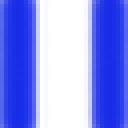
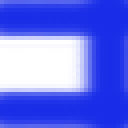
Two versions of the same layered image (128x128). Layer-by-layer changes:
added layer "Layer 3" above "Layer 2" over [68, 0, 128, 128]
added layer "Layer 2" above "Layer 1" over [0, 0, 128, 128]
hid "Layer 1" over [0, 0, 128, 128]
